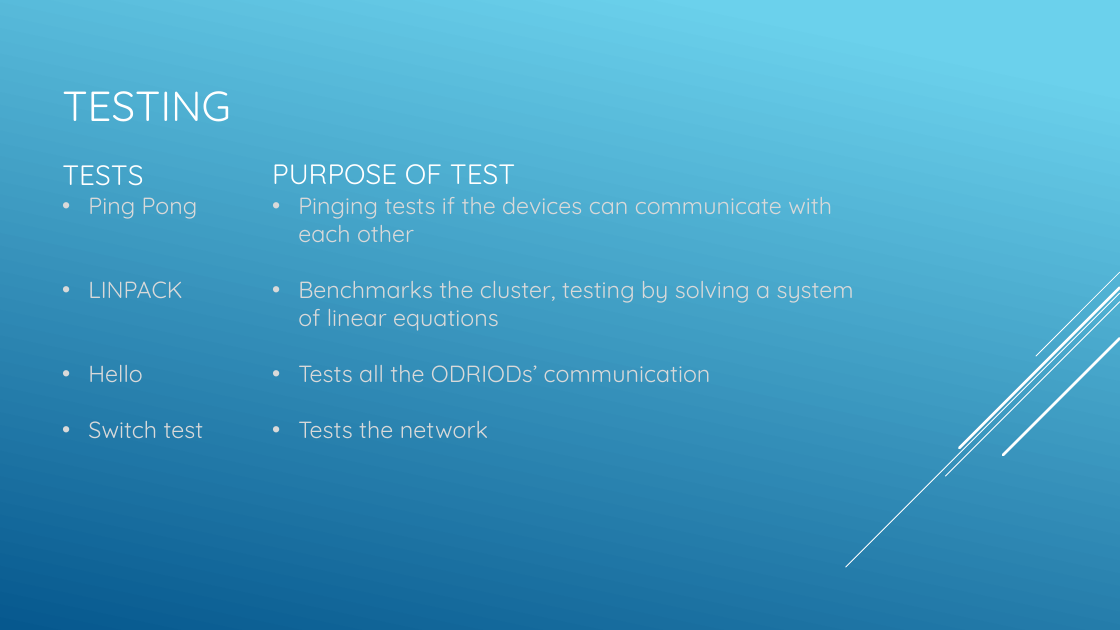
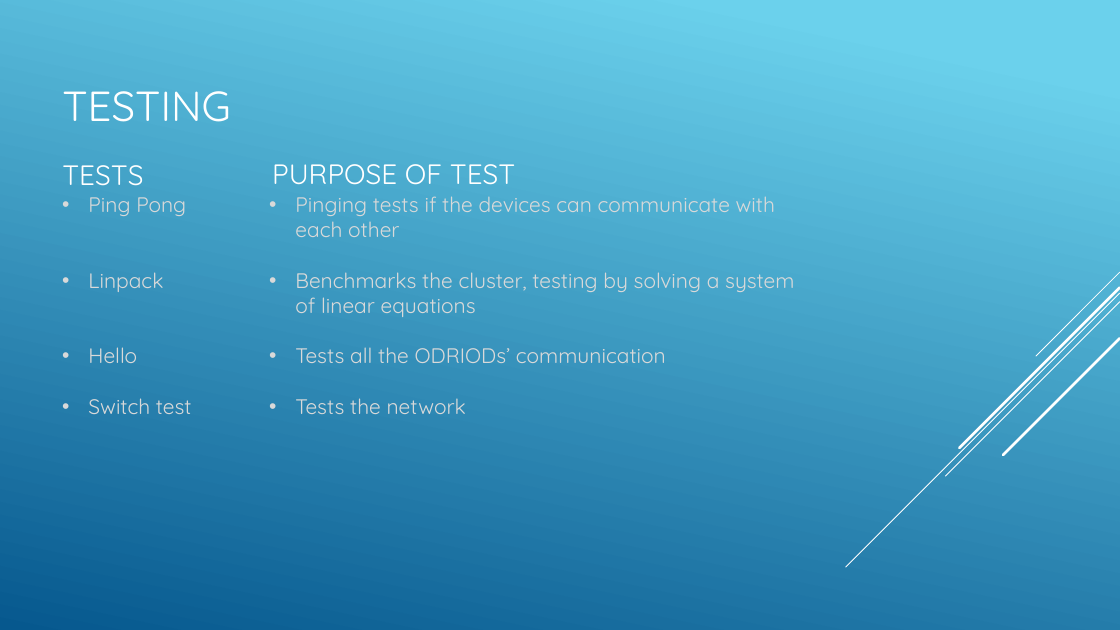
Before and after one commit to SDSMT-CSC464-F15/arm, a slide deck: slide 7 of Documents/ClientPresent2.pptx. Drawn at 1120x630 pixels with LibreOffice and Linux fonts; fonts in the diff are those of the drawing. Boxes give left, top, right and bottom in pixels: in the first picture for what was removed or moved away, otherwise in the second. Text is boxed around its words. In the diff, an @@ line names an element or a change of style, - is before the commit and + after.

```diff
--- a/Documents/ClientPresent2.pptx
+++ b/Documents/ClientPresent2.pptx
@@ text at (x1=88, y1=197, x2=192, y2=414): size 20 to 18 pt in "Ping Pong", "Hello", "Switch test" @@
@@ text "Pinging tests if the devices ..." at (x1=295, y1=196, x2=794, y2=414): size 20 to 18 pt @@
@@ text at (x1=88, y1=272, x2=163, y2=292): text changed; size 20 to 18 pt @@
-• LINPACK
+• Linpack
```
Also in this commit, not shown: 10 other slides changed.
